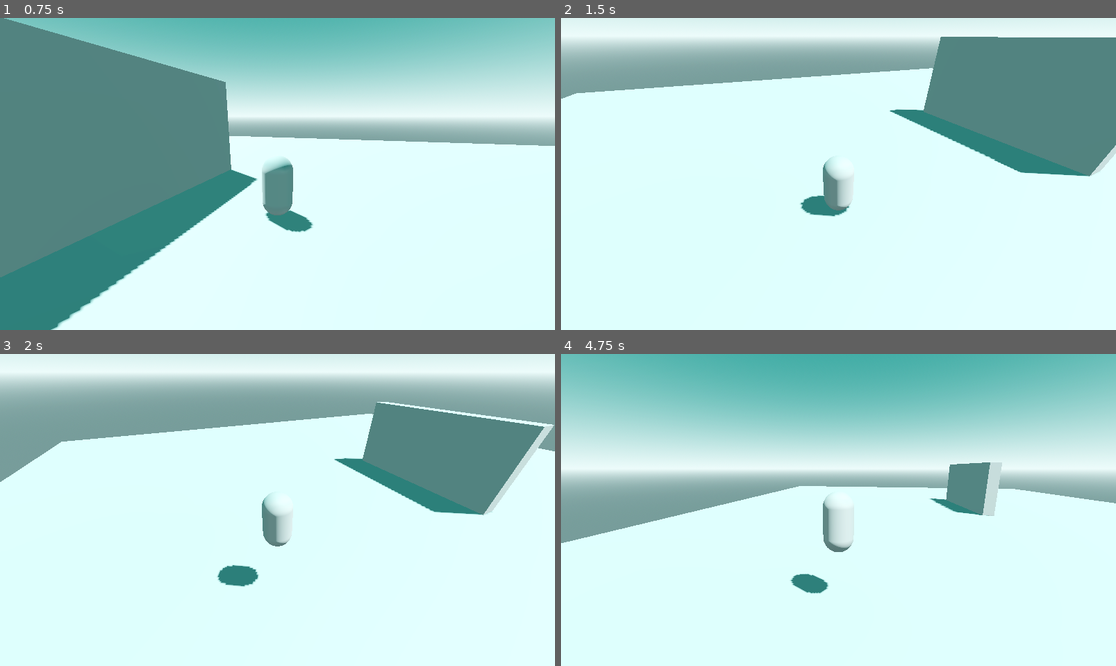
Above: before the commit, frames 1-4 (two rows, left to right).
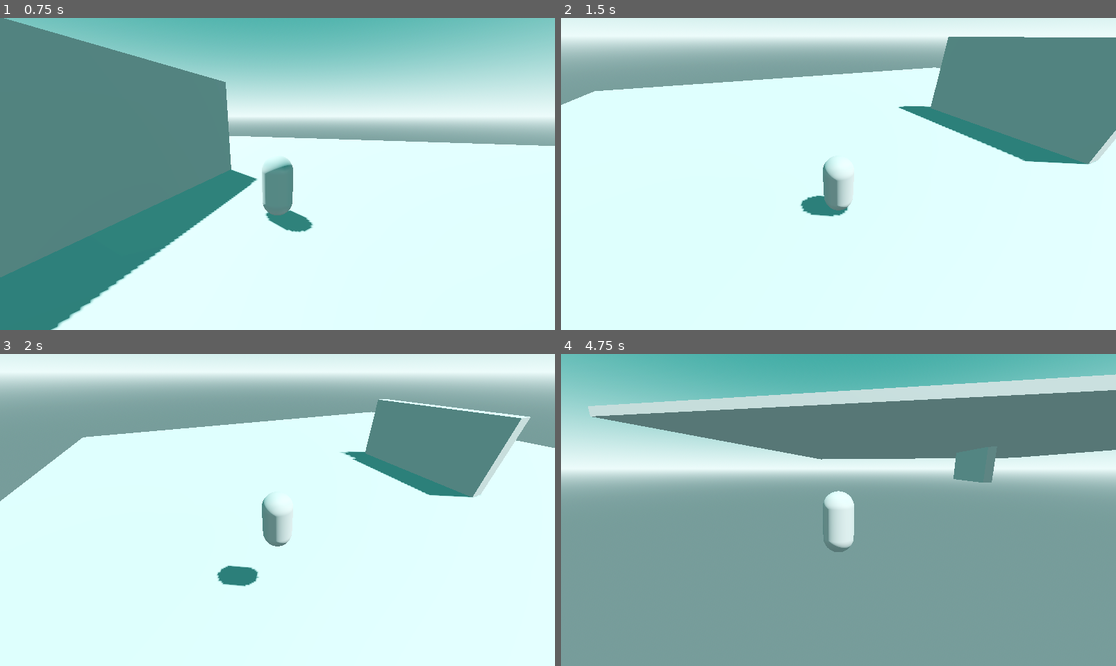
Above: after the commit, the same moments.

Repository: cliff-lilly-jean/botw-clone-v1
Game: Godot game, scene res://scenes/level.tscn
Two runs of this game, one before a commit and one after it. Both use one fixed random seed, a clock stepped at 60 frames per second and the inputs below.
Inputs (mouse positions are in pixels of both pictures, inside the frame that each line leads up to):
- Up to frame 1 (0.75 s): tap Enter at 0.5 s; move the mouse to (399, 158) at 0.52 s; hold D (right) from 0.53 s (still down); hold Ctrl (run) from 0.53 s (still down)
- Up to frame 2 (1.5 s): tap Space (jump) at 0.77 s; move the mouse to (727, 189) at 1.27 s; release D (right) at 1.28 s; release Ctrl (run) at 1.28 s; hold S (backward) from 1.28 s (still down); tap Ctrl (run) at 1.35 s
- Up to frame 3 (2 s): keep holding S (backward); tap Space (jump) at 1.52 s
- Up to frame 4 (4.75 s): move the mouse to (894, 441) at 2.02 s; release S (backward) at 2.03 s; hold D (right) 2.03-2.78 s; hold Ctrl (run) 2.03-2.78 s; move the mouse to (810, 572) at 2.77 s; hold W (forward) 2.78-3.53 s; tap Ctrl (run) at 2.85, 4.35 s; tap Space (jump) at 3.02, 3.77, 4.52 s; move the mouse to (1005, 556) at 3.52 s; hold Ctrl (run) 3.53-4.28 s; hold A (left) from 3.53 s (still down); move the mouse to (672, 463) at 4.27 s

Frame 1 is identical in both runs. In frame 2, 2.9% of the frame differs, in the area x 0-100%, y 6-64%; in frame 3, 5.0%; in frame 4, 70%, in the area x 0-100%, y 6-100%.

Commit message:
updated the movement logic, to use a target velocity and move toward that or a Vector 2 zero value if nothing is pressed

Diff:
--- a/scenes/entities/player/player.gd
+++ b/scenes/entities/player/player.gd
@@ -28,25 +28,23 @@
 
 # movement logic
 func move(delta: float) -> void:
-
 	# get the input direction and convert it to a velocity
 	movement_input = Input.get_vector("left", "right", "forward", "backward").rotated(-camera.global_rotation.y)
+
 	var current_velocity = Vector2(velocity.x, velocity.z)
 	var is_running = Input.is_action_pressed("run")
+	var speed = run_speed if is_running else base_speed
+
+	var target_velocity = movement_input * speed
 
 	# determine what to do if there is or isn't movement
 	if movement_input != Vector2.ZERO:
+		current_velocity = current_velocity.move_toward(target_velocity, 20.0 * delta)
+	else:
+		current_velocity = current_velocity.move_toward(Vector2.ZERO, 24.0 * delta)
 
-		var speed = run_speed if is_running else base_speed
-
-		current_velocity += movement_input * speed * delta
-		current_velocity = current_velocity.limit_length(speed)
-		velocity.x = current_velocity.x
-		velocity.z = current_velocity.y
-	else:
-		current_velocity = current_velocity.move_toward(Vector2.ZERO, base_speed * 4.0  * delta)
-		velocity.x = current_velocity.x
-		velocity.z = current_velocity.y
+	velocity.x = current_velocity.x
+	velocity.z = current_velocity.y
 
 
 # jump logic
